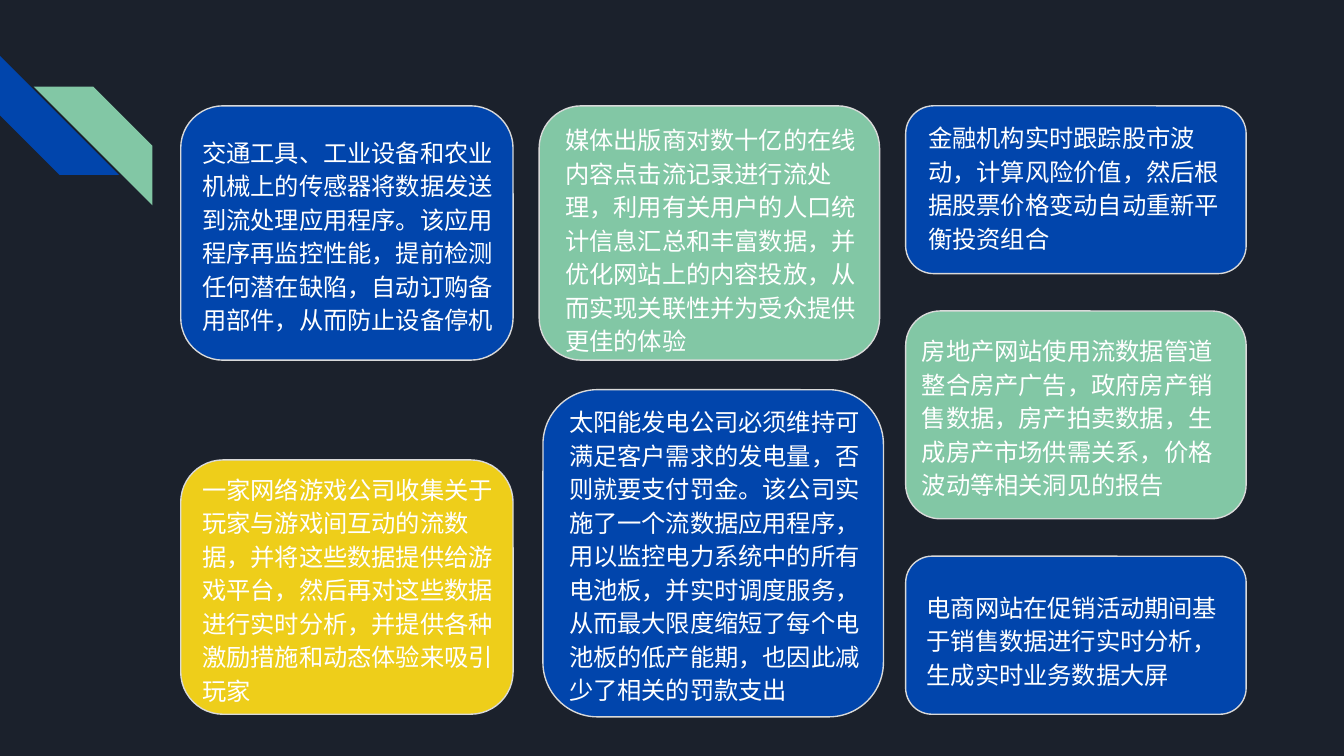
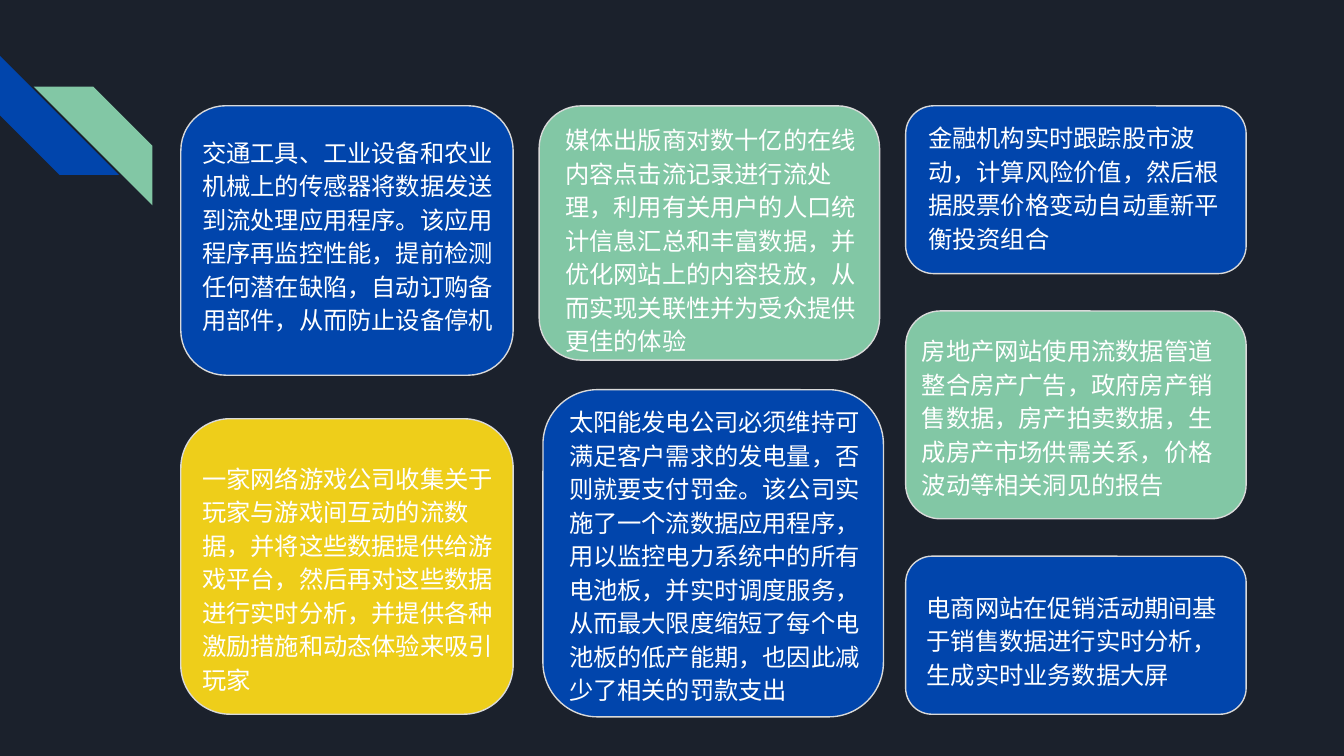
Before and after one commit to kinglywork/MyPPT, a slide deck: slide 10 of Flink框架介绍及在流数据处理中的应用.pptx. Drawn at 1344x756 pixels with LibreOffice and Linux fonts; fonts in the diff are those of the drawing. Boxes give left, top, right and bottom in pixels: in the first picture for what was removed or moved away, otherwise in the second. Text is boxed around its words. In the diff, an @@ line names an element or a change of style, - is before the commit and + after.

```diff
--- a/Flink框架介绍及在流数据处理中的应用.pptx
+++ b/Flink框架介绍及在流数据处理中的应用.pptx
@@ rounded rectangle: place and size @@
-rounded rectangle at (180, 106, 512, 360)
+rounded rectangle at (181, 106, 513, 375)
@@ rounded rectangle: place and size @@
-rounded rectangle at (180, 460, 512, 714)
+rounded rectangle at (181, 419, 513, 715)
@@ text "一家网络游戏公司收集关于玩家与游戏间互动的流数据，并将这些数据提供给游戏平台，然后再对这些数据进行实时分析，并提供各种激 ...": place and size @@
-text "一家网络游戏公司收集关于玩家与游戏间互动的流数据，并将这些数据提供给游戏平台，然后再对这些数据进行实时分析，并提供各种激 ..." at (202, 478, 493, 702)
+text "一家网络游戏公司收集关于玩家与游戏间互动的流数据，并将这些数据提供给游戏平台，然后再对这些数据进行实时分析，并提供各种激 ..." at (202, 467, 493, 691)
```
Also in this commit, not shown: 4 other slides changed.
